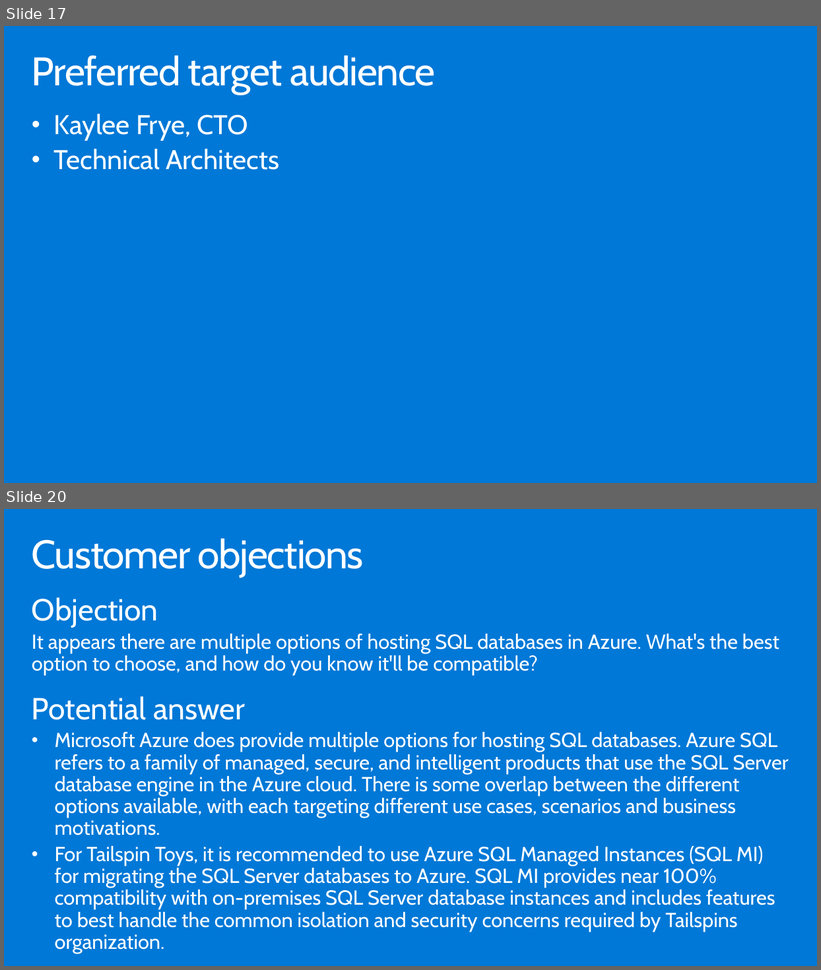
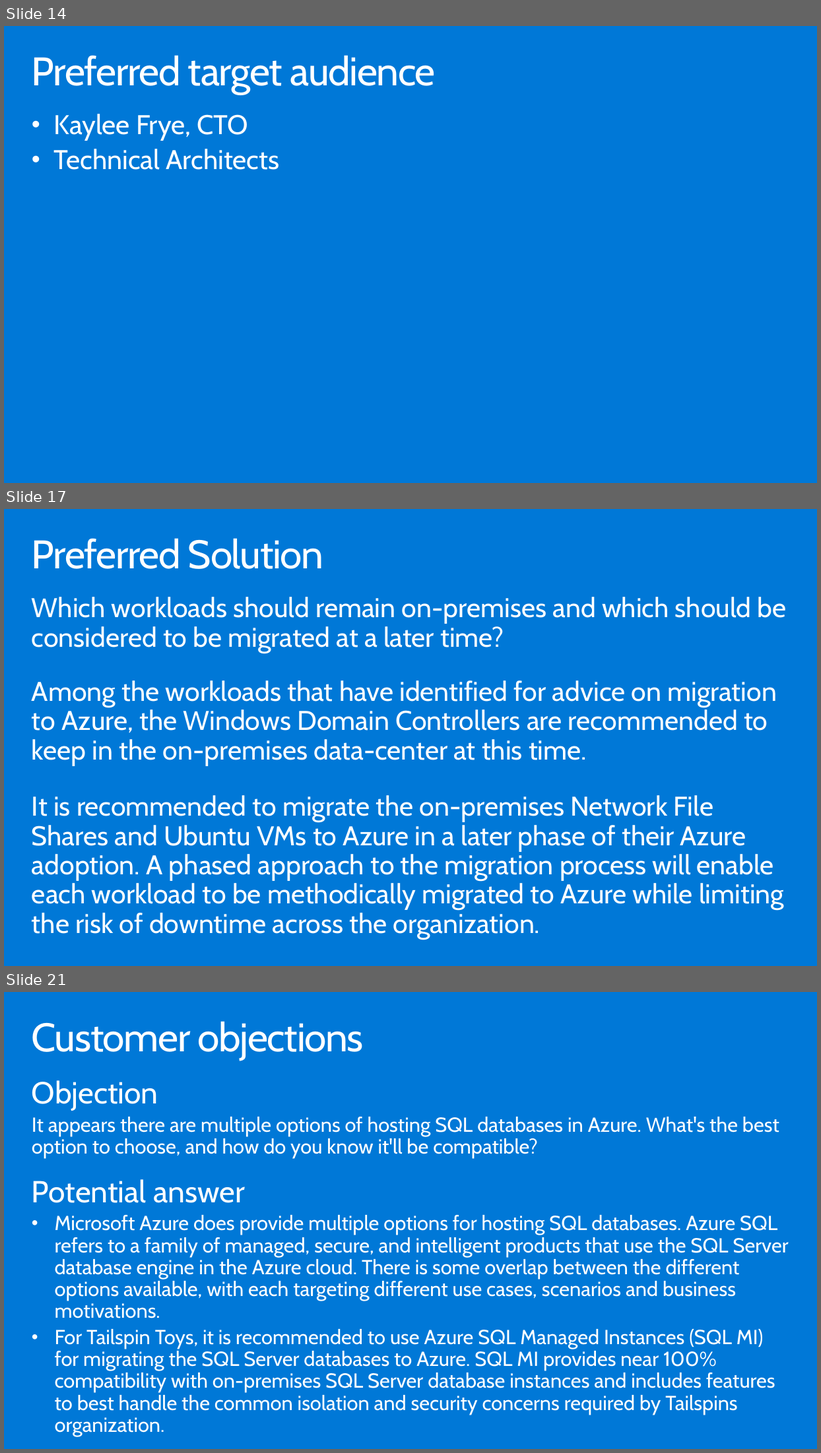
Before and after one commit to solliancenet/-Building-the-business-migration-case-with-Windows-Server-and-SQL-Server, a slide deck: Whiteboard design session/WDS trainer presentation - Building the business migration case with Windows Server and SQL Server.pptx. Shown one above the other, each under a label of ours: slides 17 and 20 before the commit, slides 14, 17 and 21 after it; the slides between them are not shown. The pictures are 821x970 and 821x1453 pixels, drawn with LibreOffice and Linux fonts; fonts in the diff are those of the drawing. Boxes give left, top, right and bottom in pixels: in the first picture for what was removed or moved away, otherwise in the second. Text is boxed around its words. In the diff, an @@ line names an element or a change of style, - is before the commit and + after.

```diff
--- a/Whiteboard design session/WDS trainer presentation - Building the business migration case with Windows Server and SQL Server.pptx
+++ b/Whiteboard design session/WDS trainer presentation - Building the business migration case with Windows Server and SQL Server.pptx
@@ slide 17 added at (4, 509, 817, 966), background #0078D7 @@
@@ title added at (32, 538, 324, 569), 47 pt, text #FFFFFF @@
+Preferred Solution
@@ text added at (32, 597, 787, 940), 32 pt, text #FFFFFF @@
+Which workloads should remain on-premises and which should be considered to be migrated at a later time?
+Among the workloads that have identified for advice on migration to Azure, the Windows Domain Controllers are recommended to keep in the on-premises data-center at this time.
+It is recommended to migrate the on-premises Network File Shares and Ubuntu VMs to Azure in a later phase of their Azure adoption. A phased approach to the migration process will enable each workload to be methodically migrated to Azure while limiting the risk of downtime across the organization.
@@ what was slide 17 is now slide 14 @@
@@ what was slide 20 is now slide 21 @@
```
Also in this commit, not shown: 5 other slides added, 5 slides removed, 2 other files.
